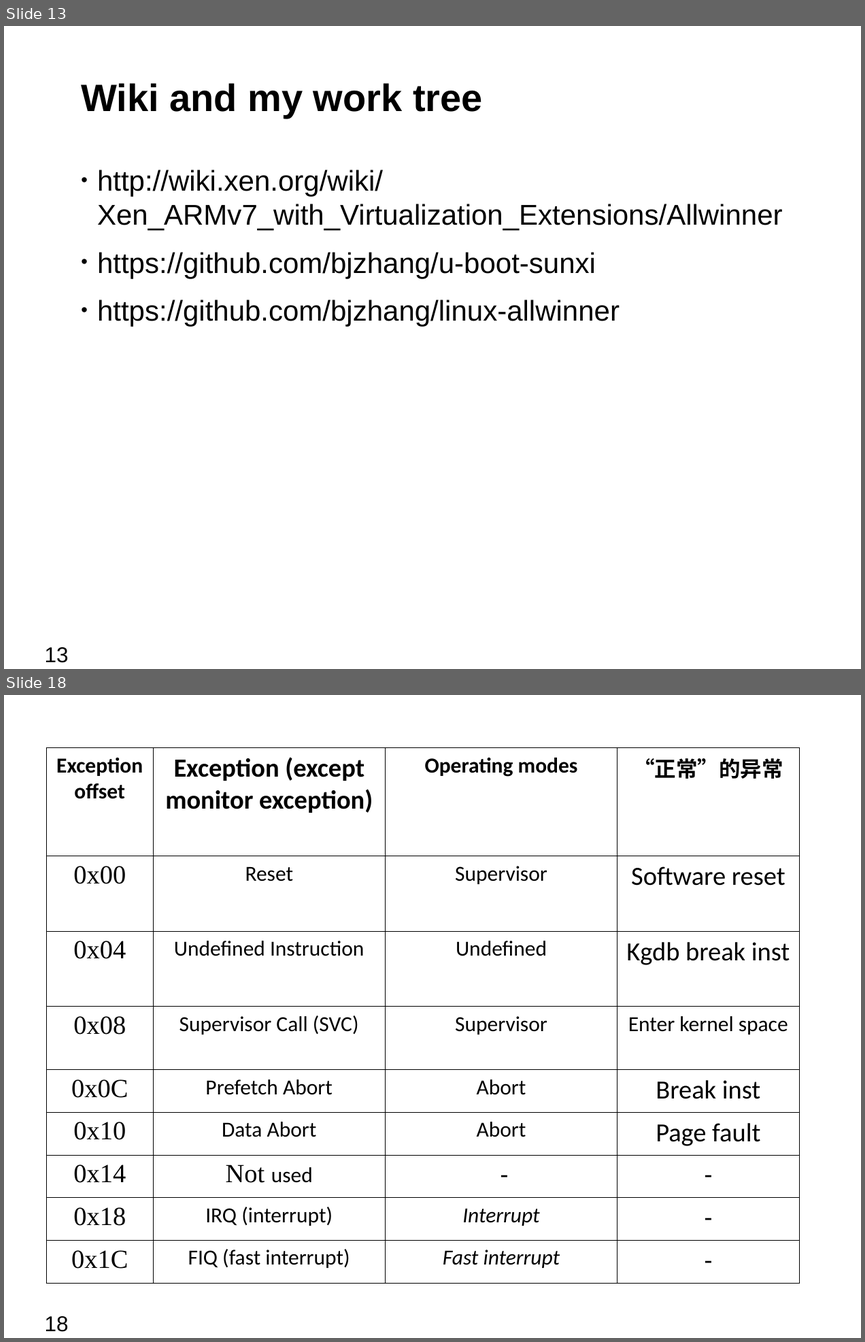
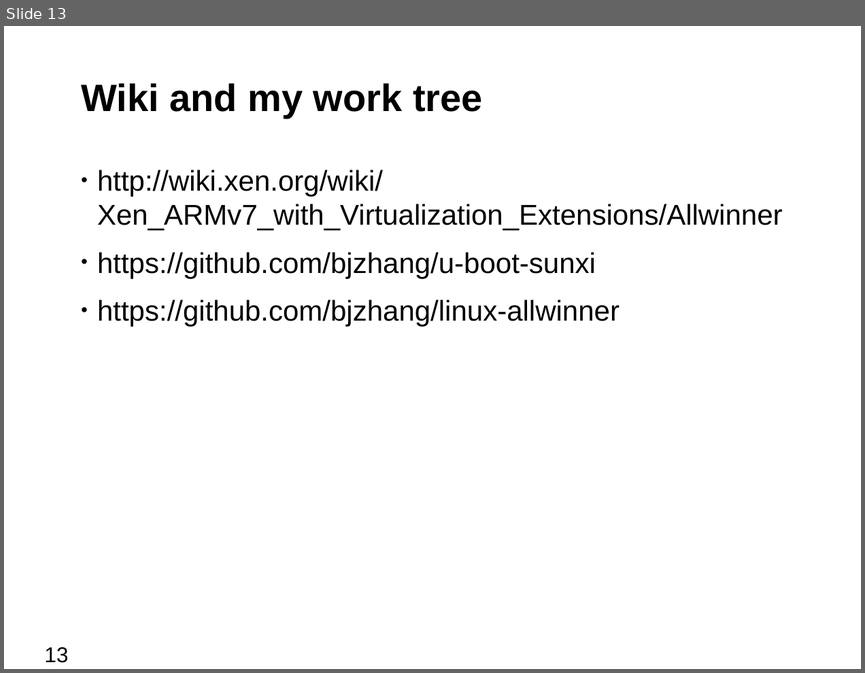
Before and after one commit to bjzhang/open_log, a slide deck: novell/community/ouros/xen_on_cubietruck.odp. Shown one above the other, each under a label of ours: slides 13 and 18 before the commit, slide 13 after it; the slides between them are not shown. The pictures are 865x1342 and 865x673 pixels, drawn with LibreOffice and Linux fonts; fonts in the diff are those of the drawing; background and template pictures are left out. Boxes give left, top, right and bottom in pixels: in the first picture for what was removed or moved away, otherwise in the second. Text is boxed around its words. In the diff, an @@ line names an element or a change of style, - is before the commit and + after.

```diff
--- a/novell/community/ouros/xen_on_cubietruck.odp
+++ b/novell/community/ouros/xen_on_cubietruck.odp
@@ slide 18 removed at [4,695,861,1338], background #FFFFFF; not listed: 1 template element that a slide beside it also shows @@
@@ table removed at [46,748,798,1283], 9 rows, 4 columns @@
-Exception offset | Exception (except monitor exception) | Operating modes | “正常”的异常
-0x00 | Reset | Supervisor | Software reset
-0x04 | Undefined Instruction | Undefined | Kgdb break inst
-0x08 | Supervisor Call (SVC) | Supervisor | Enter kernel space
-0x0C | Prefetch Abort | Abort | Break inst
-0x10 | Data Abort | Abort | Page fault
-0x14 | Not used | - | -
-0x18 | IRQ (interrupt) | Interrupt | -
-0x1C | FIQ (fast interrupt) | Fast interrupt | -
```
Also in this commit, not shown: 8 slides changed, 1 slide added, 10 other slides removed, 3 other files.
